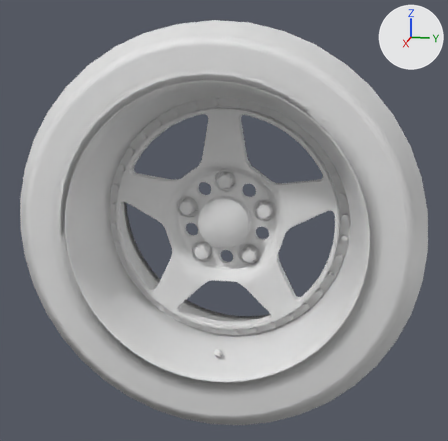
Two versions of the glTF model public/parts/wheel_yoake.glb, one commit apart.
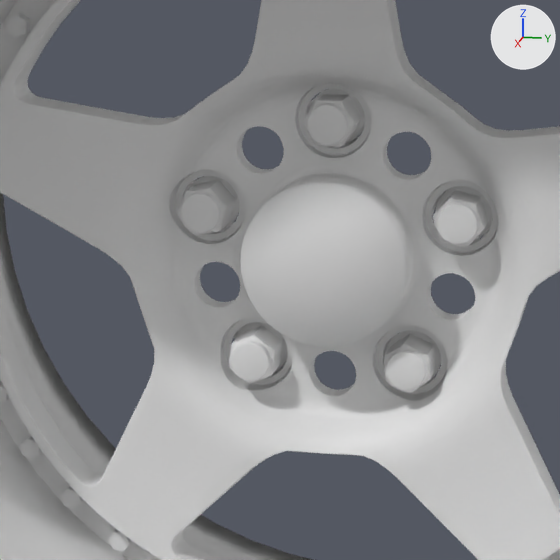
There are two pictures of each version: one whole from a 50 mm camera at (0.882, 0.174, 0.221) aimed at (0.0, -0.003, 0.0), one close up on the part from 28% to 66% of the width and 33% to 71% of the height. Every picture has the same lights, and +X, +Y and +Z are marked at upper right. The older version's two pictures come first. Where no turn or scale is listed for an object, it has been applied to the vertices. Vertices at exactly the same position are counted once.

The scene before the commit, as lines of its bpy script (objects in view):
```python
me_wheels_wheel_yoake = bpy.data.meshes.new('wheels.wheel_yoake')
me_wheels_wheel_yoake.from_pydata(...)  # 5400 vertices, 9560 faces; spans x -0.125..0.125, y -0.28..0.28, z -0.28..0.28
# faces by material slot: [4300, 1700, 1904, 576, 120, 960]
me_wheels_wheel_yoake.materials.append(mat_rim)  # white #e7e7e7
me_wheels_wheel_yoake.materials.append(mat_black)  # white #e7e7e7
me_wheels_wheel_yoake.materials.append(mat_rimlip)  # white #e7e7e7
me_wheels_wheel_yoake.materials.append(mat_chrome)  # white #e7e7e7
me_wheels_wheel_yoake.materials.append(mat_rimcap)  # white #e7e7e7
me_wheels_wheel_yoake.materials.append(mat_tire)  # white #e7e7e7
ob_wheel = bpy.data.objects.new('Wheel', me_wheels_wheel_yoake)
ob_wheel.location = (0.0, 0.0, 0.0)
```
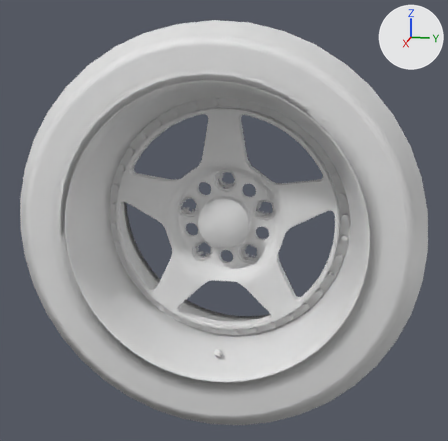
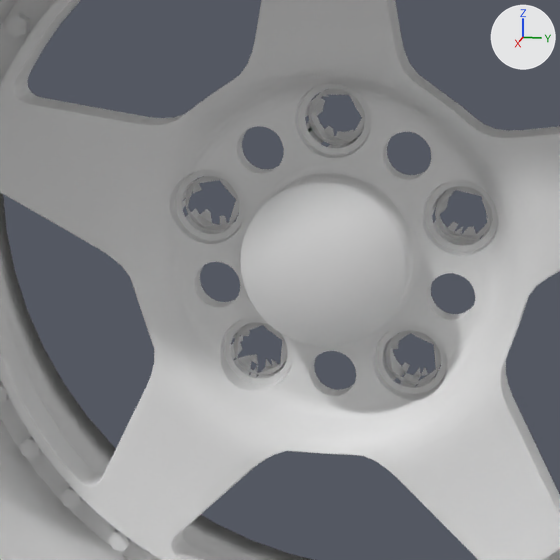
Commit message: Put five wheels' lug nuts on their real stud holes

The change in detail:
me_wheels_wheel_yoake is used by ob_wheel; location (0.0, 0.0, 0.0).
me_wheels_wheel_yoake had 5400 vertices, 9560 faces and spanned x -0.125..0.125, y -0.28..0.28, z -0.28..0.28.
me_wheels_wheel_yoake now has 5016 vertices, 8714 faces and spans x -0.125..0.125, y -0.28..0.28, z -0.28..0.28.
me_wheels_wheel_yoake part 1: 384 vertices removed from x 0.007..0.012, y -0.069..0.069, z -0.061..0.071.

Pixel boxes (x1, y1, x2, y2) of what changed, in the close-ups (560 x 560 px):
part 1 of me_wheels_wheel_yoake, deleted
    before: (178, 94, 489, 393)
